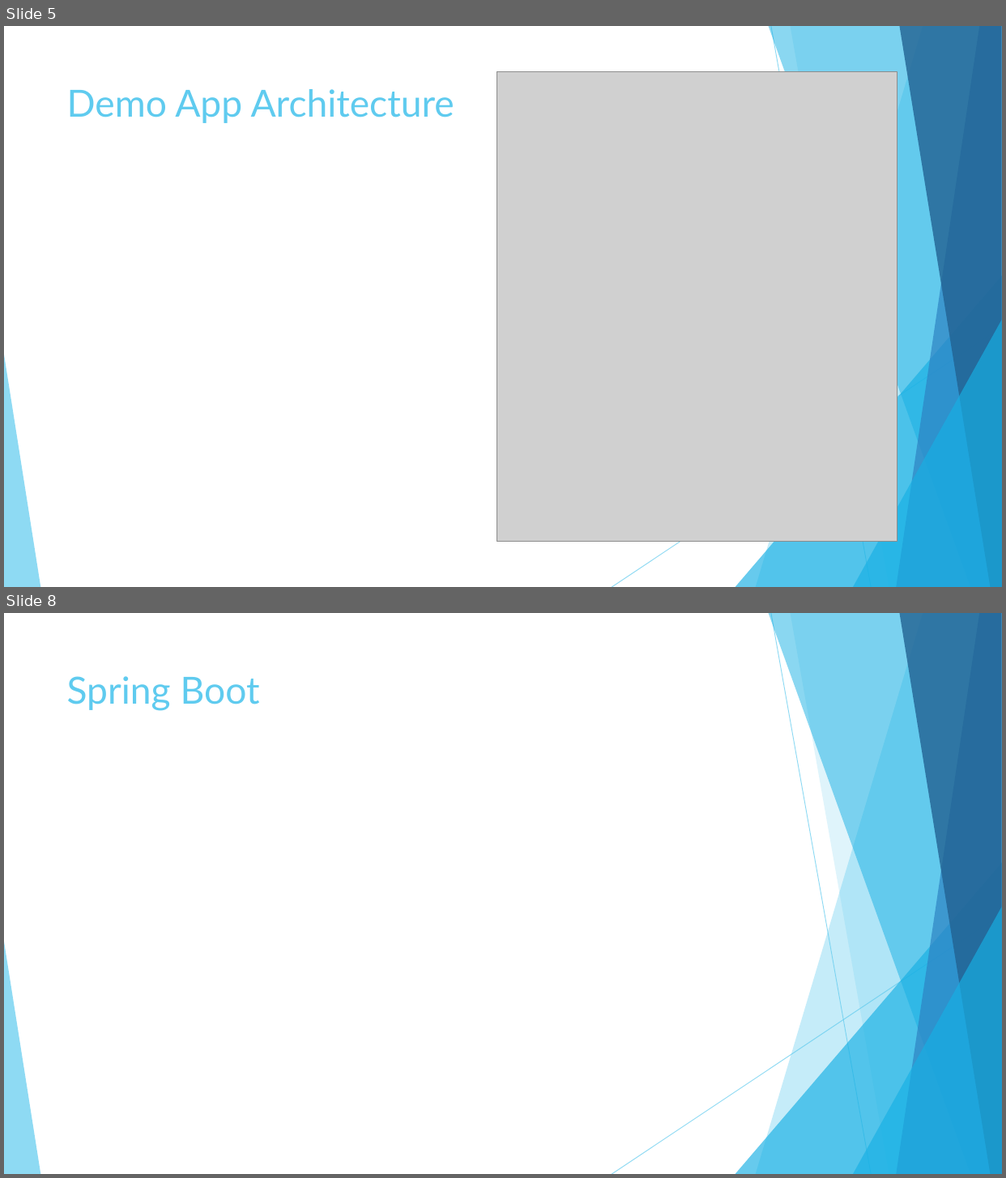
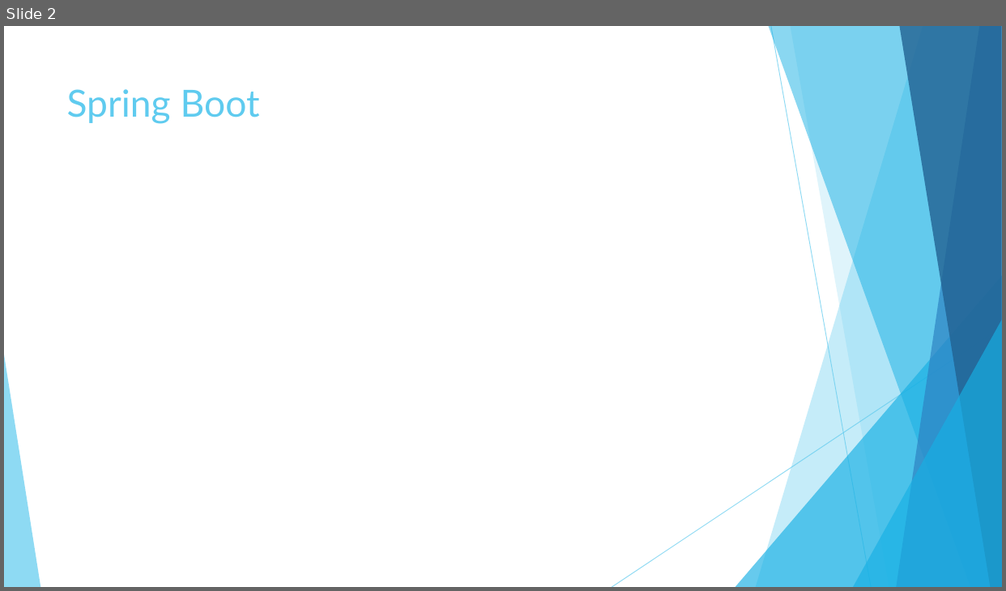
Before and after one commit to vlytsus/springboot-cloud-demo-one, a slide deck: docs/Presentation.pptx. Shown one above the other, each under a label of ours: slides 5 and 8 before the commit, slide 2 after it; the slides between them are not shown. The pictures are 1006x1178 and 1006x591 pixels, drawn with LibreOffice and Linux fonts; fonts in the diff are those of the drawing; grey boxes stand for pictures. Boxes give left, top, right and bottom in pixels: in the first picture for what was removed or moved away, otherwise in the second. Text is boxed around its words. In the diff, an @@ line names an element or a change of style, - is before the commit and + after.

```diff
--- a/docs/Presentation.pptx
+++ b/docs/Presentation.pptx
@@ slide 5 removed at (4,26,1002,587), background #FFFFFF; not listed: 10 template elements that a slide beside it also shows @@
@@ picture removed at (496,71,898,541) @@
@@ title removed at (67,89,454,123) @@
-Demo App Architecture
@@ what was slide 8 is now slide 2 @@
```
Also in this commit, not shown: 1 slide changed, 5 other slides removed, 1 other file.
